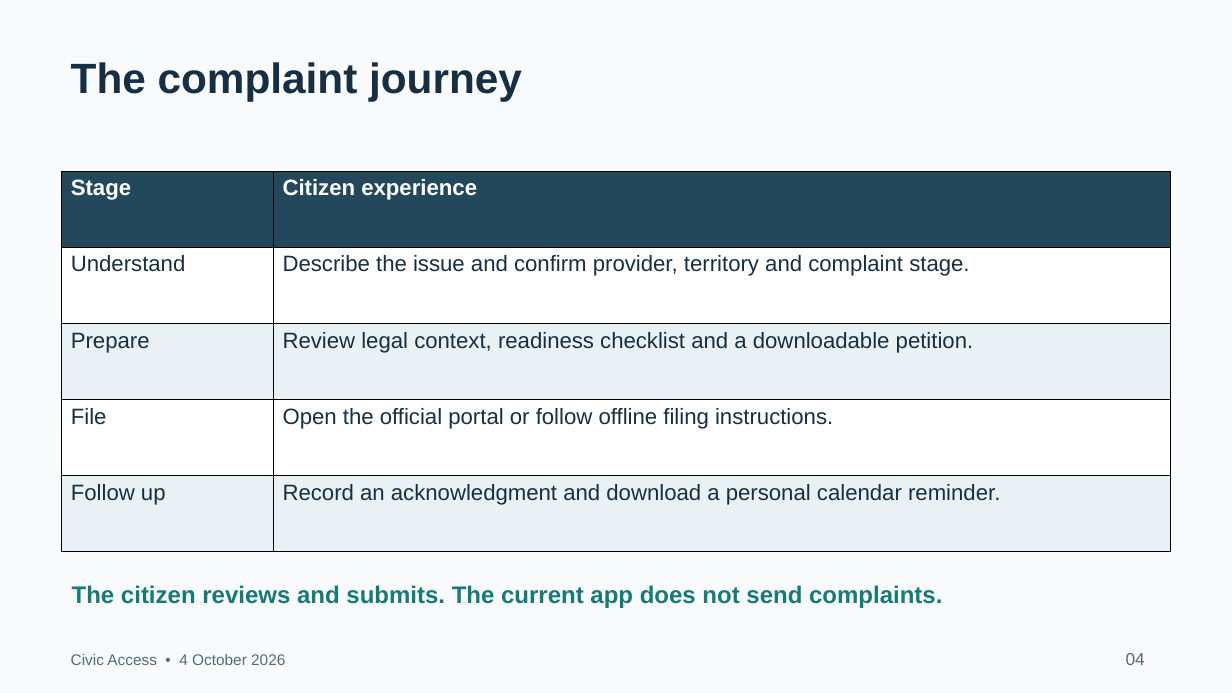
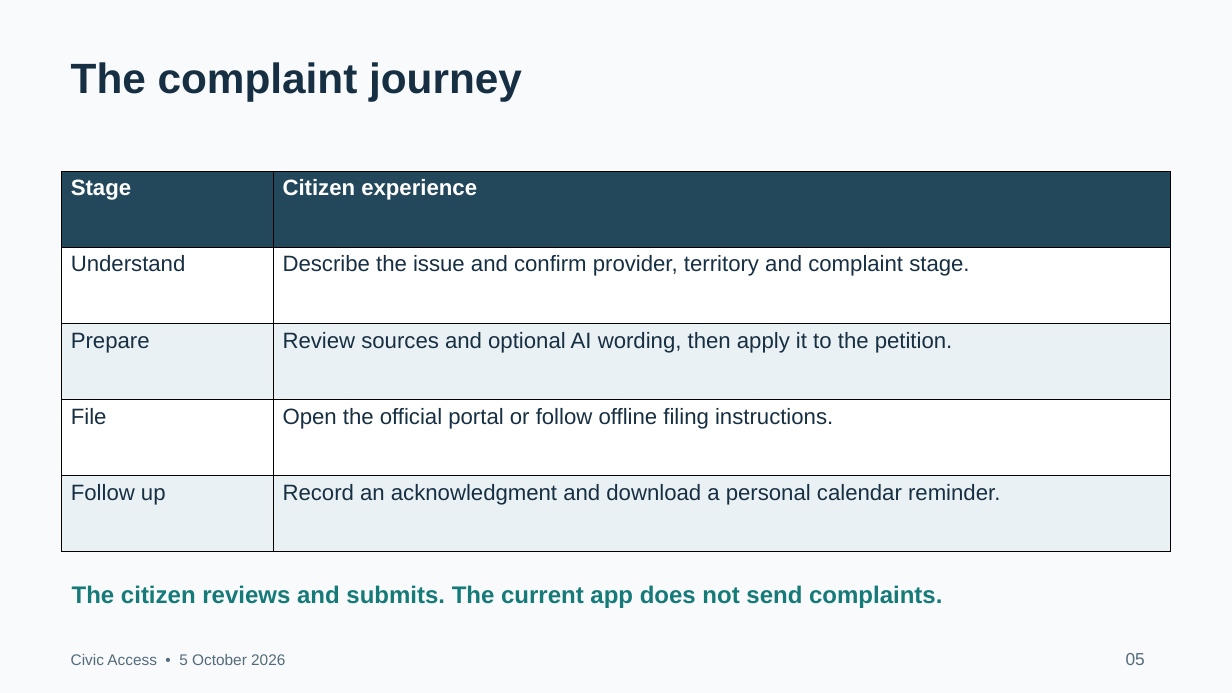
Before and after one commit to ahmadsajjad-logix/public-grievance-platform, a slide deck: slide 5 of docs/Civic Access Project Presentation.pptx (slide 4 before the commit). Drawn at 1232x693 pixels with LibreOffice and Linux fonts; fonts in the diff are those of the drawing. Boxes give left, top, right and bottom in pixels: in the first picture for what was removed or moved away, otherwise in the second. Text is boxed around its words. In the diff, an @@ line names an element or a change of style, - is before the commit and + after.

```diff
--- a/docs/Civic Access Project Presentation.pptx
+++ b/docs/Civic Access Project Presentation.pptx
@@ table at (62,171,1171,551) @@
-row 3, column 2: Review legal context, readiness checklist and a downloadable petition.
+row 3, column 2: Review sources and optional AI wording, then apply it to the petition.
@@ text at (71,654,285,665): text changed @@
-Civic Access • 4 October 2026
+Civic Access • 5 October 2026
@@ text at (1126,653,1145,665): text changed @@
-04
+05
```
Also in this commit, not shown: 12 other slides changed, 3 slides added, 2 other files.
